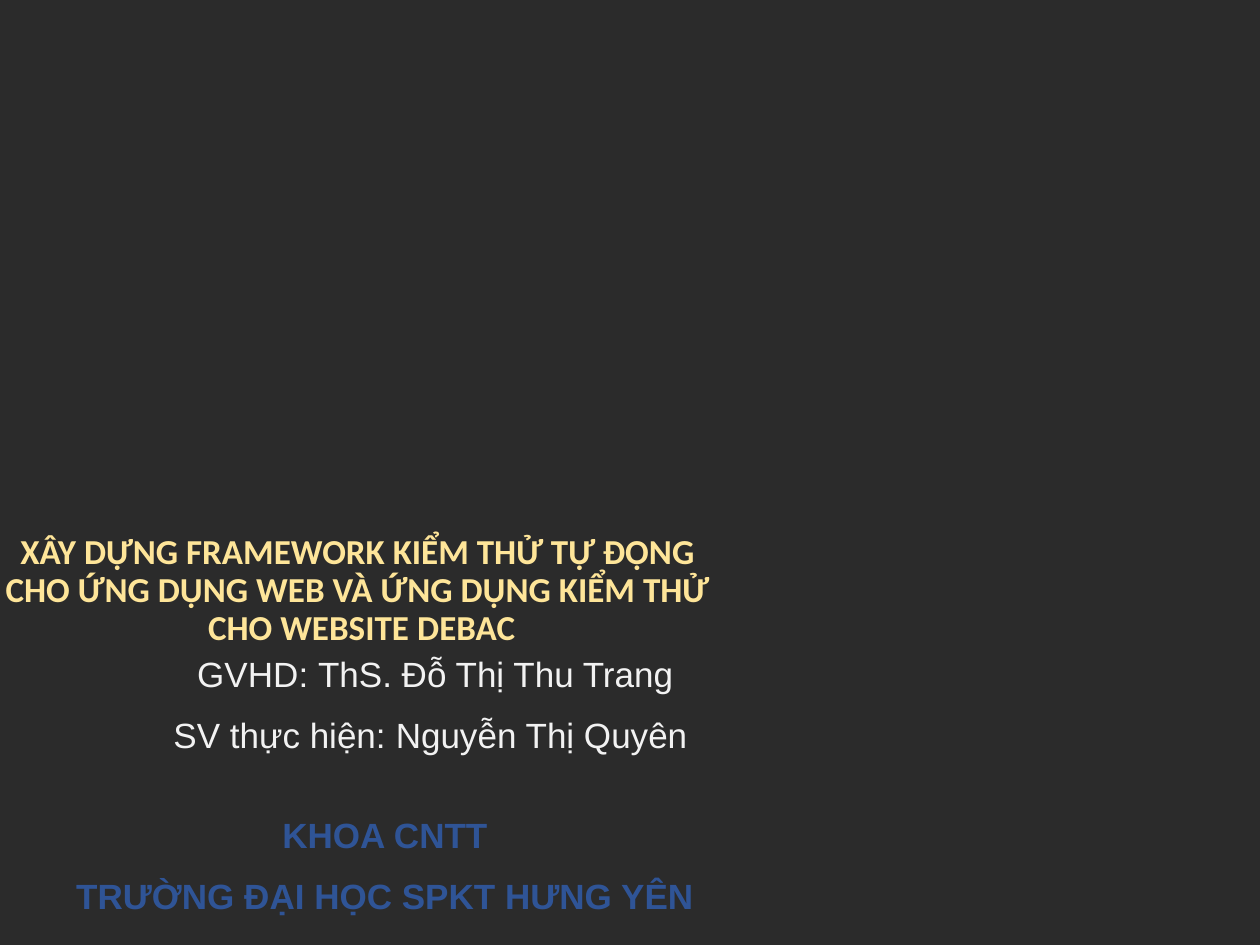
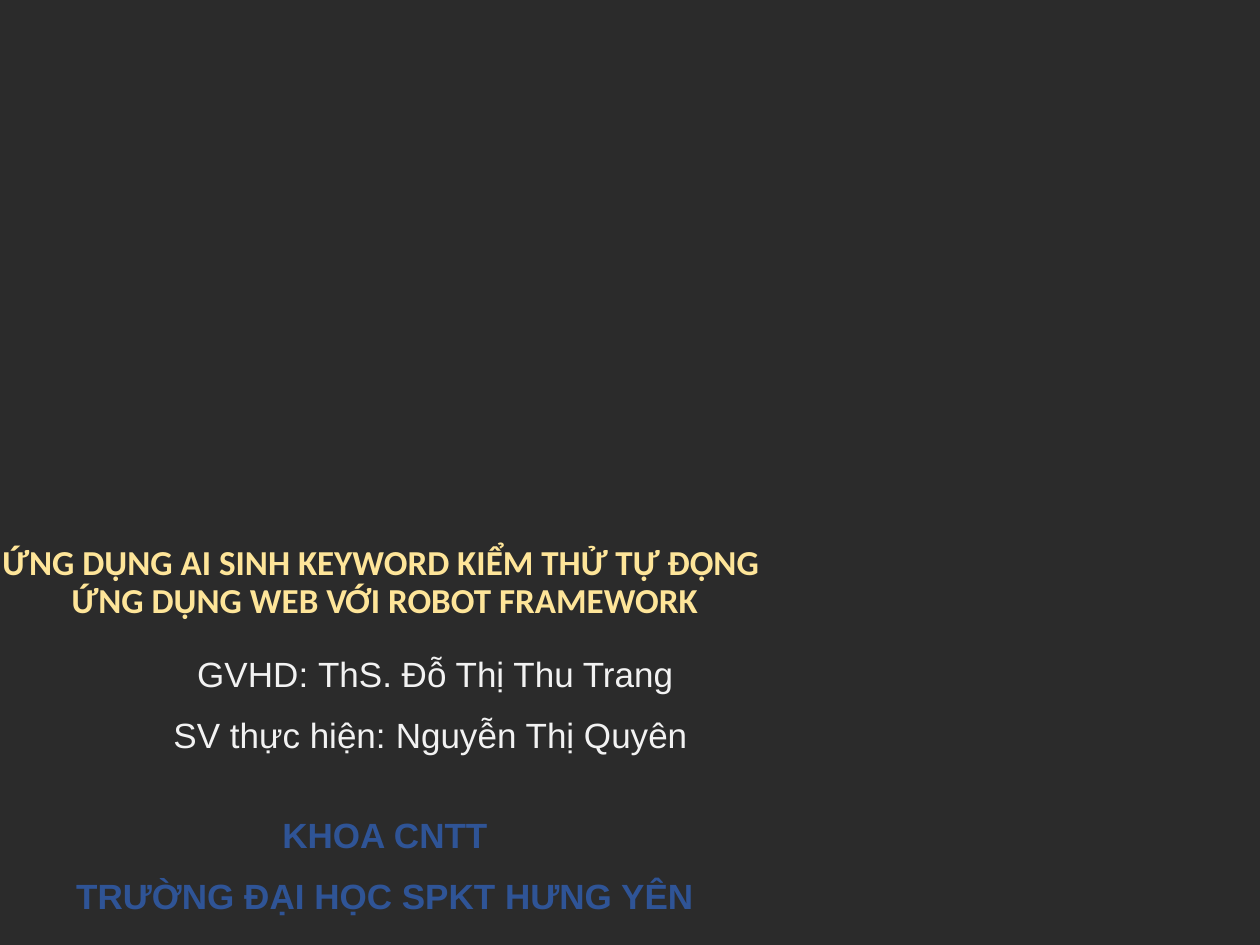
Before and after one commit to ngthiquyen/DoAnTotNghiep_NguyenQuyen_10122312, a slide deck: slide 1 of docx/NguyenThiQuyen_Slide báo cáo.pptx. Drawn at 1260x945 pixels with LibreOffice and Linux fonts; fonts in the diff are those of the drawing; background and template pictures are left out; a plain dark background stands for a picture behind light text. Boxes give left, top, right and bottom in pixels: in the first picture for what was removed or moved away, otherwise in the second. Text is boxed around its words. In the diff, an @@ line names an element or a change of style, - is before the commit and + after.

```diff
--- a/docx/NguyenThiQuyen_Slide báo cáo.pptx
+++ b/docx/NguyenThiQuyen_Slide báo cáo.pptx
@@ title at bbox=[2, 547, 758, 619]: text changed @@
-XÂY DỰNG FRAMEWORK KIỂM THỬ TỰ ĐỘNG
-CHO ỨNG DỤNG WEB VÀ ỨNG DỤNG KIỂM THỬ
-CHO WEBSITE DEBAC
+ỨNG DỤNG AI SINH KEYWORD KIỂM THỬ TỰ ĐỘNG
+ỨNG DỤNG WEB VỚI ROBOT FRAMEWORK
```
Also in this commit, not shown: 3 other slides changed, 17 slides added, 11 slides removed.
